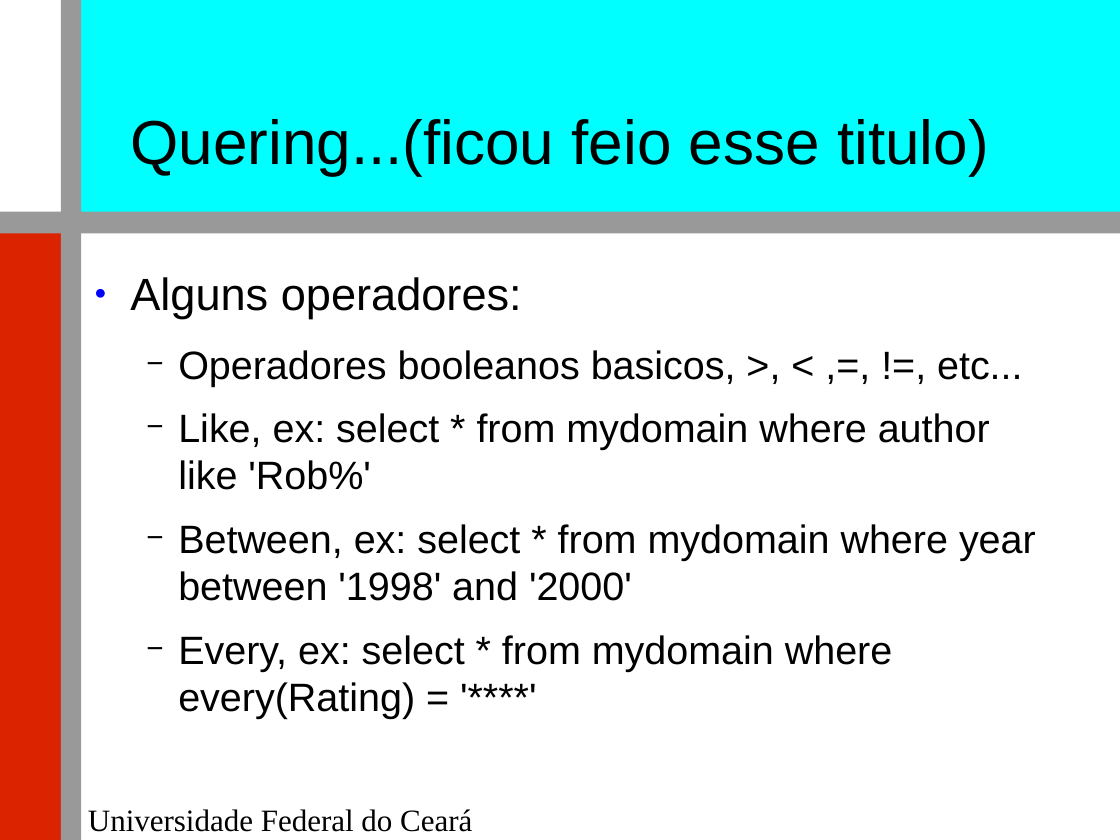
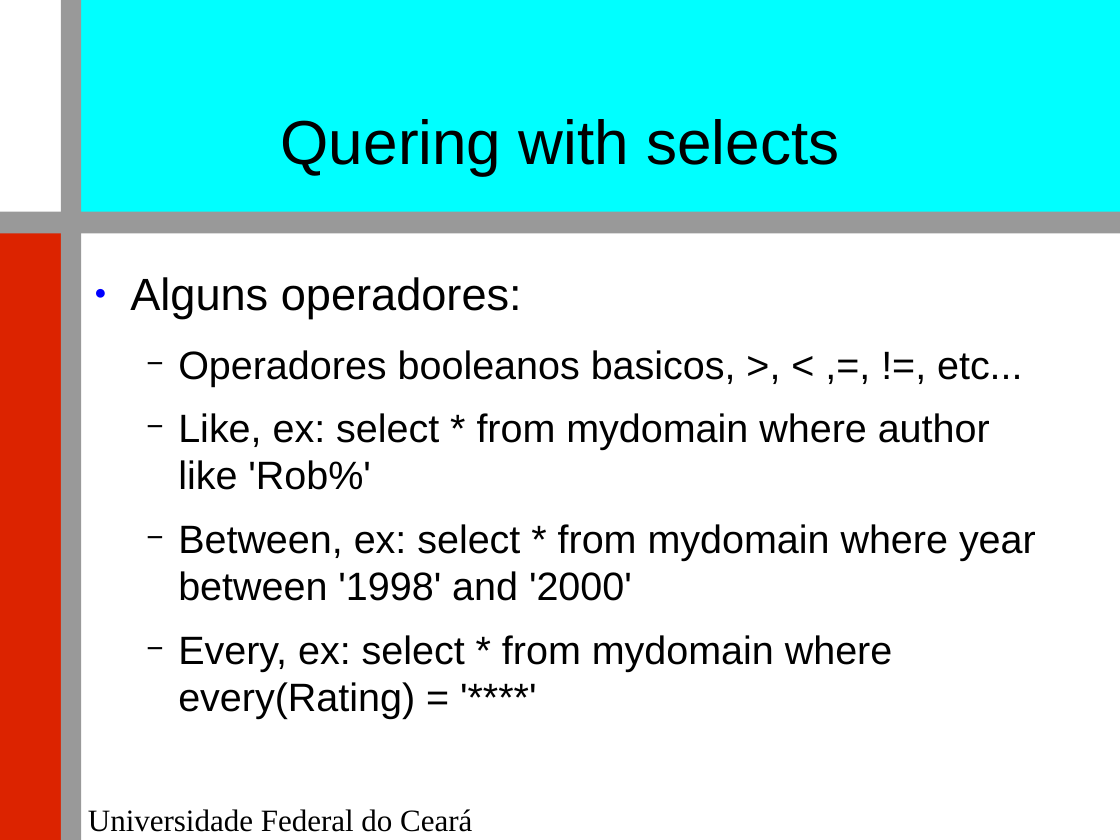
Before and after one commit to renatocjn/NoSQL_TF, a slide deck: slide 14 of Apresentação.odp. Drawn at 1120x840 pixels with LibreOffice and Linux fonts; fonts in the diff are those of the drawing; background and template pictures are left out. Boxes give left, top, right and bottom in pixels: in the first picture for what was removed or moved away, otherwise in the second. Text is boxed around its words. In the diff, an @@ line names an element or a change of style, - is before the commit and + after.

```diff
--- a/Apresentação.odp
+++ b/Apresentação.odp
@@ title at [281, 119, 839, 176]: text changed @@
-Quering...(ficou feio esse titulo)
+Quering with selects
```
Also in this commit, not shown: 3 other slides changed, 1 slide added, 1 slide removed, 1 other file.
